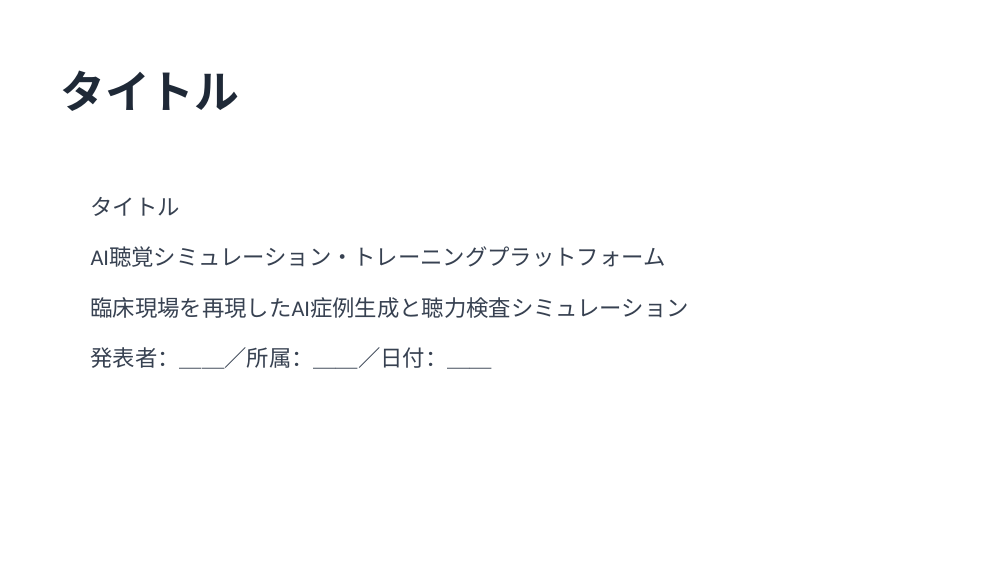
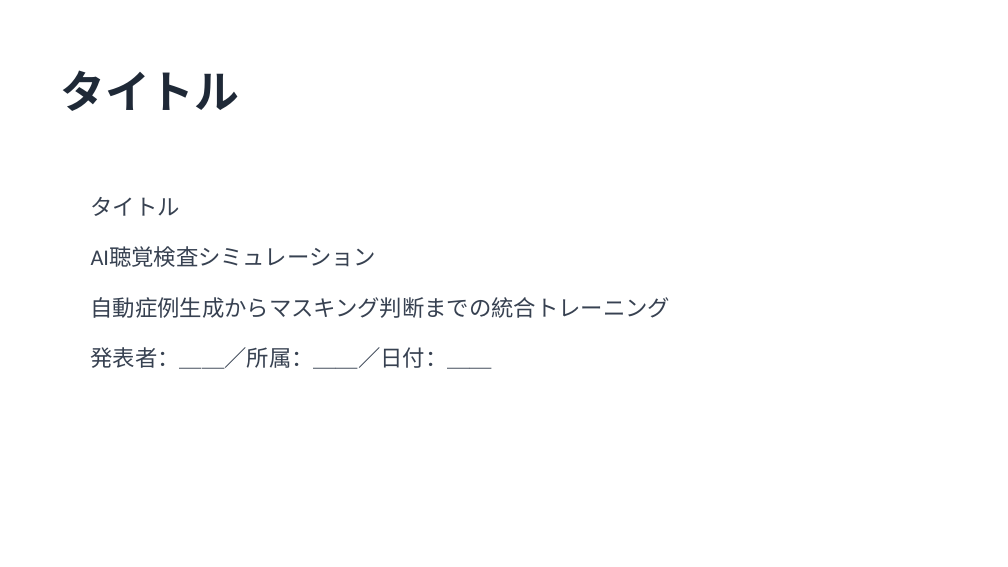
Before and after one commit to HIdechan-Maeda/Audiogram-masking-training-ver.2, a slide deck: slide 2 of HearSim_マスキング訓練プレゼン.pptx. Drawn at 1008x567 pixels with LibreOffice and Linux fonts; fonts in the diff are those of the drawing. Boxes give left, top, right and bottom in pixels: in the first picture for what was removed or moved away, otherwise in the second. Text is boxed around its words. In the diff, an @@ line names an element or a change of style, - is before the commit and + after.

```diff
--- a/HearSim_マスキング訓練プレゼン.pptx
+++ b/HearSim_マスキング訓練プレゼン.pptx
@@ text at <box>91,247,377,267</box>: text changed @@
-AI聴覚シミュレーション・トレーニングプラットフォーム
+AI聴覚検査シミュレーション
@@ text at <box>91,297,671,318</box>: text changed @@
-臨床現場を再現したAI症例生成と聴力検査シミュレーション
+自動症例生成からマスキング判断までの統合トレーニング
```
Also in this commit, not shown: 8 other slides changed, 4 slides added, 4 slides removed, 1 other file.
